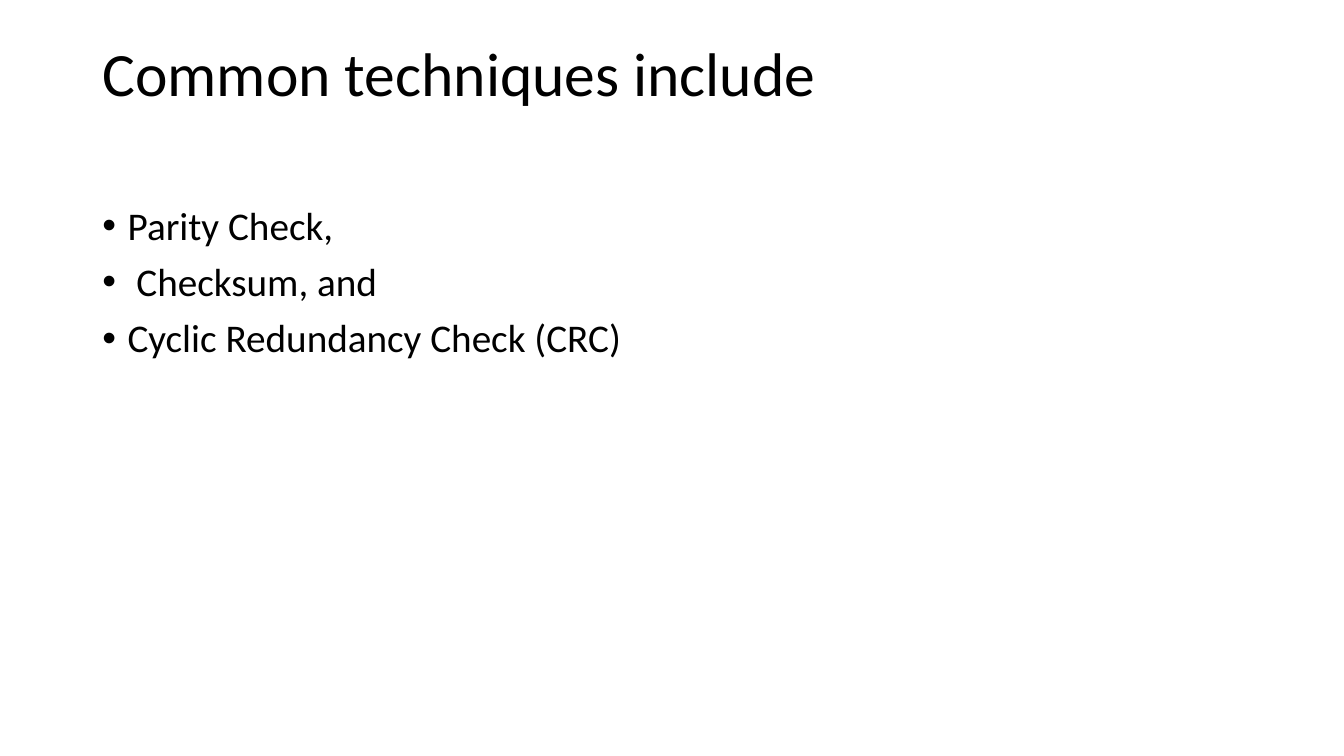
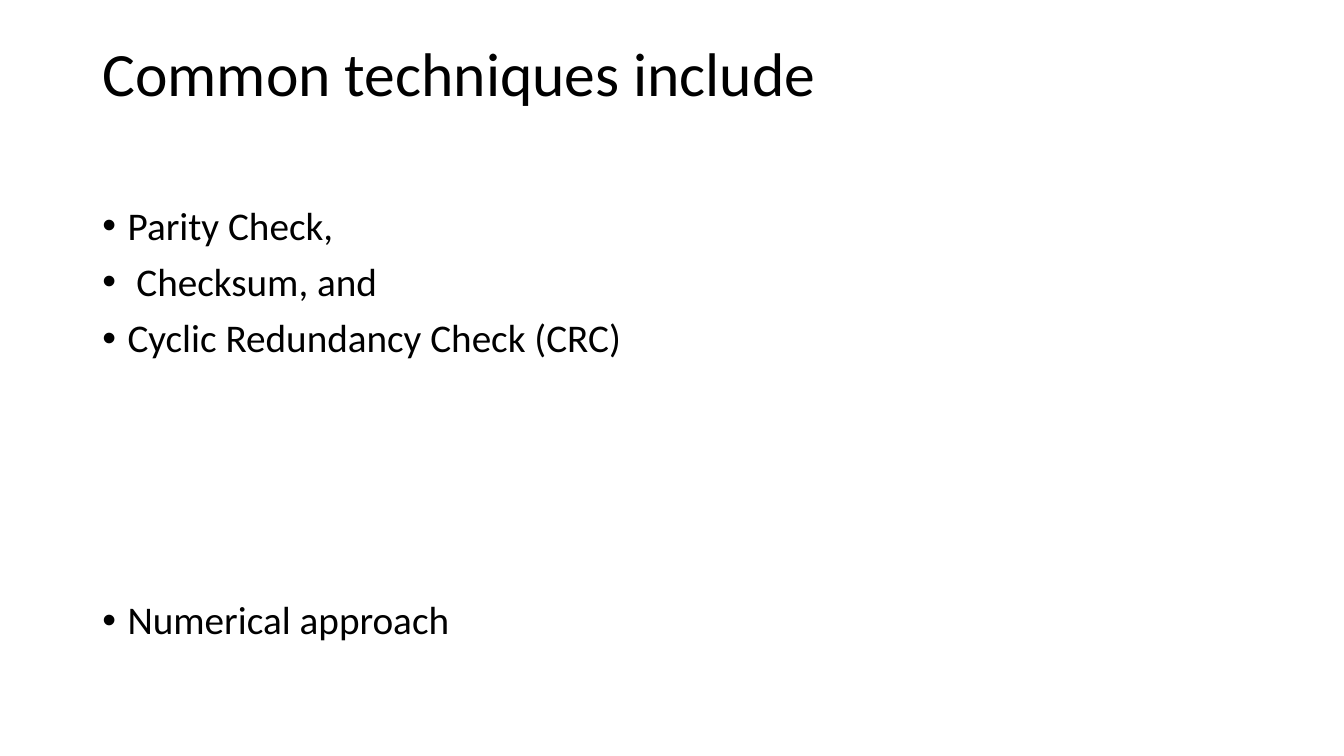
Before and after one commit to Mrcoderv/BCA-UnlimateNote-New, a slide deck: slide 9 of 5th sem/ComputerNetwork/Chapter new 5.pptx. Drawn at 1344x756 pixels with LibreOffice and Linux fonts; fonts in the diff are those of the drawing. Boxes give left, top, right and bottom in pixels: in the first picture for what was removed or moved away, otherwise in the second. Text is boxed around its words. In the diff, an @@ line names an element or a change of style, - is before the commit and + after.

```diff
--- a/5th sem/ComputerNetwork/Chapter new 5.pptx
+++ b/5th sem/ComputerNetwork/Chapter new 5.pptx
@@ text at [128,606,449,641]: paragraph added @@
+• Numerical approach
```
Also in this commit, not shown: 10 other slides changed, 39 other files.
